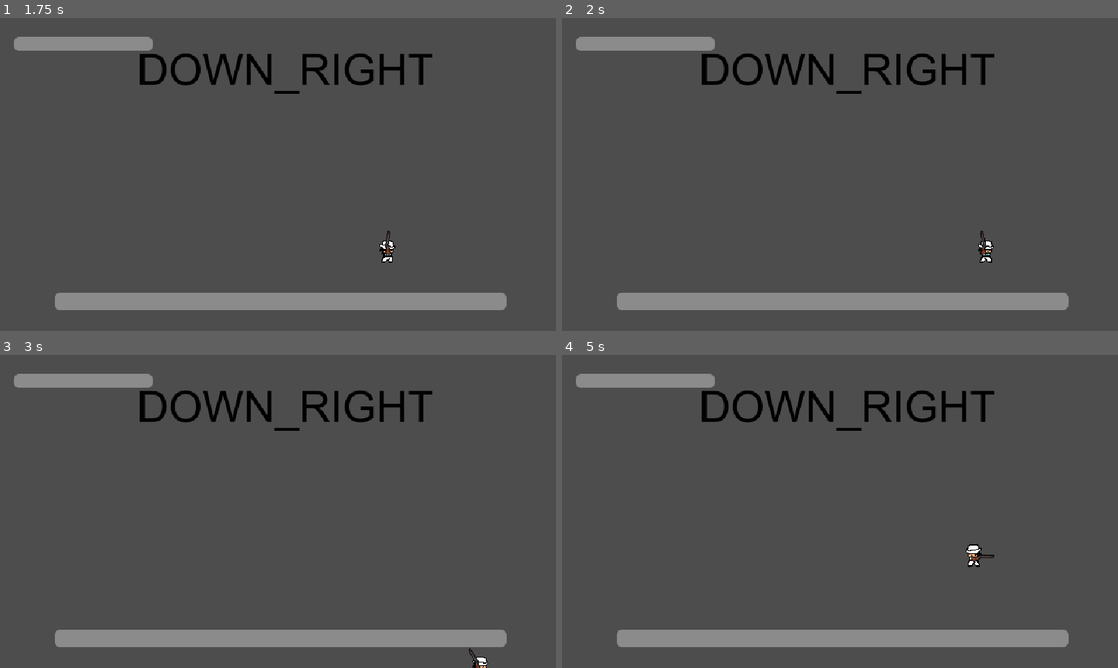
Above: before the commit, frames 1-4 (two rows, left to right).
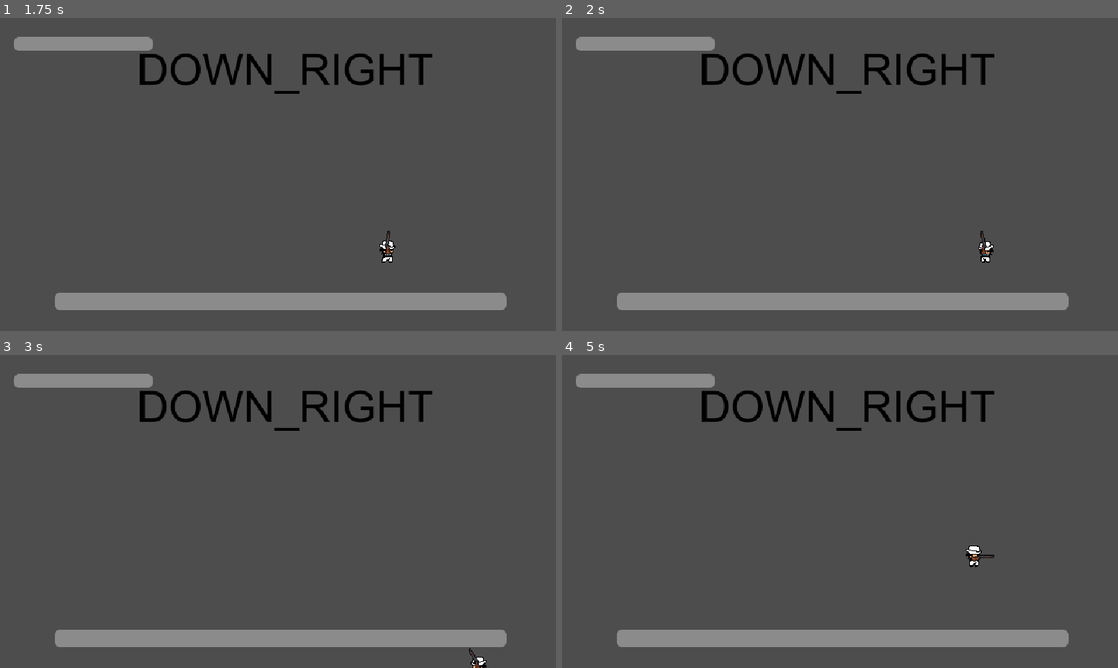
Above: after the commit, the same moments.

Repository: Kuran-002/Project-F
Game: Godot game, scene res://levels/main_menu/main_menu.tscn
Same seed, same stepped clock (60 frames per second), same inputs: the game is played once before the commit and once after it.
Inputs (mouse positions are in pixels of both pictures, inside the frame that each line leads up to):
- Up to frame 1 (1.75 s): click "Play" at 0.5 s; move the mouse to (400, 158) at 1.27 s; hold D (move_right) from 1.28 s (still down); tap Space (dodge) at 1.35 s
- Up to frame 2 (2 s): keep holding D (move_right)
- Up to frame 3 (3 s): move the mouse to (166, 527) at 2.02 s; release D (move_right) at 2.03 s; hold S (move_down) 2.03-2.78 s; click (166, 527) at 2.1 s; move the mouse to (333, 442) at 2.77 s; hold D (move_right) from 2.78 s (still down); tap Space (dodge) at 2.85 s
- Up to frame 4 (5 s): move the mouse to (812, 574) at 3.52 s; release D (move_right) at 3.53 s; hold W (move_up) 3.53-4.28 s; click (812, 574) at 3.6 s; move the mouse to (1006, 558) at 4.27 s; hold A (move_left) from 4.28 s (still down); tap Space (dodge) at 4.35 s

Frame 1 is identical in both runs. In frame 2, less than 0.1% of the frame differs, in the area x 74-78%, y 71-79%; in frame 3, less than 0.1%; in frame 4, less than 0.1%, in the area x 72-76%, y 60-68%.

Commit message:
Fixed player sprite when aiming in opposite direction

Diff:
--- a/player.gd
+++ b/player.gd
@@ -80,6 +80,12 @@
 		# Adjust sprite based on direction moving
 		$AnimatedSprite2D.animation = DIRECTIONS[velocity.x + 1][velocity.y + 1]
 
+	# Adjust sprite based on mouse direction
+	if ($AnimatedSprite2D.animation == "left" && mouse_direction.x > 0):
+		$AnimatedSprite2D.animation = "right"
+	if ($AnimatedSprite2D.animation == "right" && mouse_direction.x < 0):
+		$AnimatedSprite2D.animation = "left"
+
 	# normalize and adjust velocity
 	if (velocity.length() > 0):
 		velocity = velocity.normalized() * MOVE_SPEED
--- a/player.tscn
+++ b/player.tscn
@@ -645,7 +645,7 @@
 "duration": 1.0,
 "texture": SubResource("AtlasTexture_iruf7")
 }],
-"loop": true,
+"loop": 1,
 "name": &"dodge_down",
 "speed": 15.0
 }, {
@@ -680,7 +680,7 @@
 "duration": 1.0,
 "texture": SubResource("AtlasTexture_pgbbb")
 }],
-"loop": true,
+"loop": 1,
 "name": &"dodge_down_left",
 "speed": 15.0
 }, {
@@ -715,7 +715,7 @@
 "duration": 1.0,
 "texture": SubResource("AtlasTexture_ieltc")
 }],
-"loop": true,
+"loop": 1,
 "name": &"dodge_down_right",
 "speed": 15.0
 }, {
@@ -750,7 +750,7 @@
 "duration": 1.0,
 "texture": SubResource("AtlasTexture_v2t6f")
 }],
-"loop": true,
+"loop": 1,
 "name": &"dodge_left",
 "speed": 15.0
 }, {
@@ -785,7 +785,7 @@
 "duration": 1.0,
 "texture": SubResource("AtlasTexture_mgmjd")
 }],
-"loop": true,
+"loop": 1,
 "name": &"dodge_right",
 "speed": 15.0
 }, {
@@ -820,7 +820,7 @@
 "duration": 1.0,
 "texture": SubResource("AtlasTexture_77e46")
 }],
-"loop": true,
+"loop": 1,
 "name": &"dodge_up",
 "speed": 15.0
 }, {
@@ -855,7 +855,7 @@
 "duration": 1.0,
 "texture": SubResource("AtlasTexture_5ihbc")
 }],
-"loop": true,
+"loop": 1,
 "name": &"dodge_up_left",
 "speed": 15.0
 }, {
@@ -890,7 +890,7 @@
 "duration": 1.0,
 "texture": SubResource("AtlasTexture_rpay4")
 }],
-"loop": true,
+"loop": 1,
 "name": &"dodge_up_right",
 "speed": 15.0
 }, {
@@ -913,7 +913,7 @@
 "duration": 1.0,
 "texture": SubResource("AtlasTexture_dtw5u")
 }],
-"loop": true,
+"loop": 1,
 "name": &"down",
 "speed": 15.0
 }, {
@@ -942,7 +942,7 @@
 "duration": 1.0,
 "texture": SubResource("AtlasTexture_jccjf")
 }],
-"loop": true,
+"loop": 1,
 "name": &"down_left",
 "speed": 15.0
 }, {
@@ -971,7 +971,7 @@
 "duration": 1.0,
 "texture": SubResource("AtlasTexture_bobas")
 }],
-"loop": true,
+"loop": 1,
 "name": &"down_right",
 "speed": 15.0
 }, {
@@ -1006,7 +1006,7 @@
 "duration": 1.0,
 "texture": SubResource("AtlasTexture_s1202")
 }],
-"loop": true,
+"loop": 1,
 "name": &"idle",
 "speed": 11.0
 }, {
@@ -1035,7 +1035,7 @@
 "duration": 1.0,
 "texture": SubResource("AtlasTexture_api4a")
 }],
-"loop": true,
+"loop": 1,
 "name": &"left",
 "speed": 15.0
 }, {
@@ -1064,7 +1064,7 @@
 "duration": 1.0,
 "texture": SubResource("AtlasTexture_sd4eq")
 }],
-"loop": true,
+"loop": 1,
 "name": &"right",
 "speed": 15.0
 }, {
@@ -1087,7 +1087,7 @@
 "duration": 1.0,
 "texture": SubResource("AtlasTexture_djlqh")
 }],
-"loop": true,
+"loop": 1,
 "name": &"up",
 "speed": 15.0
 }, {
@@ -1116,7 +1116,7 @@
 "duration": 1.0,
 "texture": SubResource("AtlasTexture_lhxi5")
 }],
-"loop": true,
+"loop": 1,
 "name": &"up_left",
 "speed": 15.0
 }, {
@@ -1145,7 +1145,7 @@
 "duration": 1.0,
 "texture": SubResource("AtlasTexture_kgchn")
 }],
-"loop": true,
+"loop": 1,
 "name": &"up_right",
 "speed": 15.0
 }]
@@ -1157,9 +1157,8 @@
 
 [node name="AnimatedSprite2D" type="AnimatedSprite2D" parent="." unique_id=67543614]
 sprite_frames = SubResource("SpriteFrames_4flbx")
-animation = &"right"
-autoplay = "right"
-frame_progress = 0.29894263
+animation = &"left"
+autoplay = "left"
 
 [node name="CollisionShape2D" type="CollisionShape2D" parent="." unique_id=753808998]
 shape = SubResource("CapsuleShape2D_onrkg")
